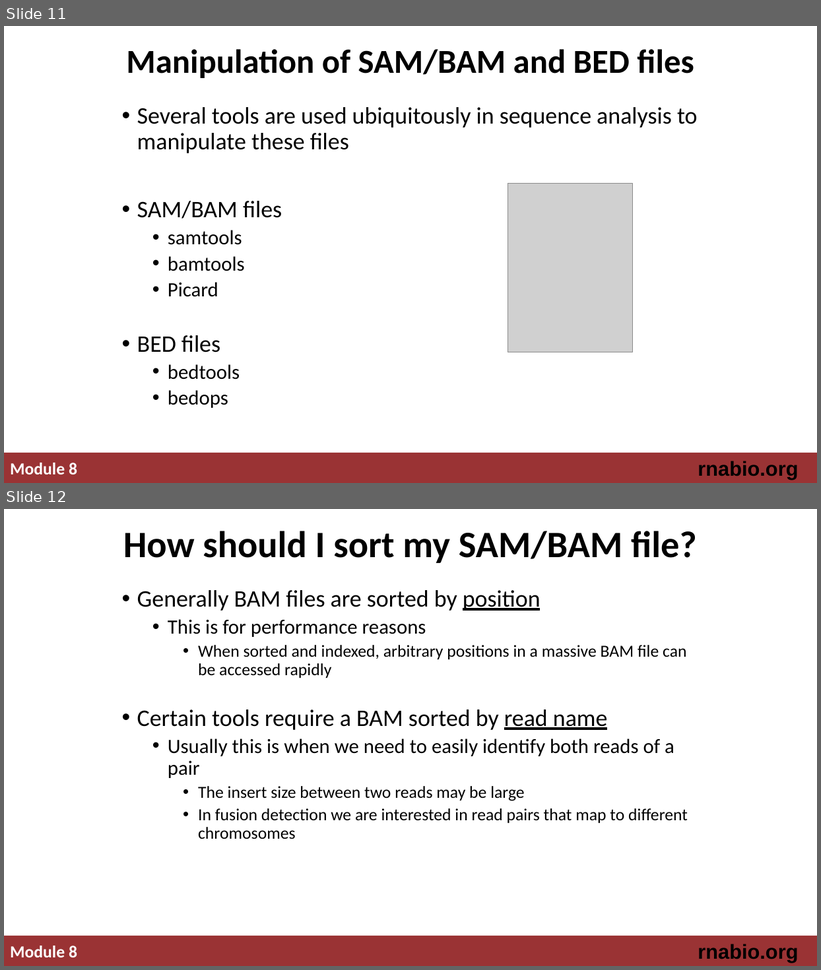
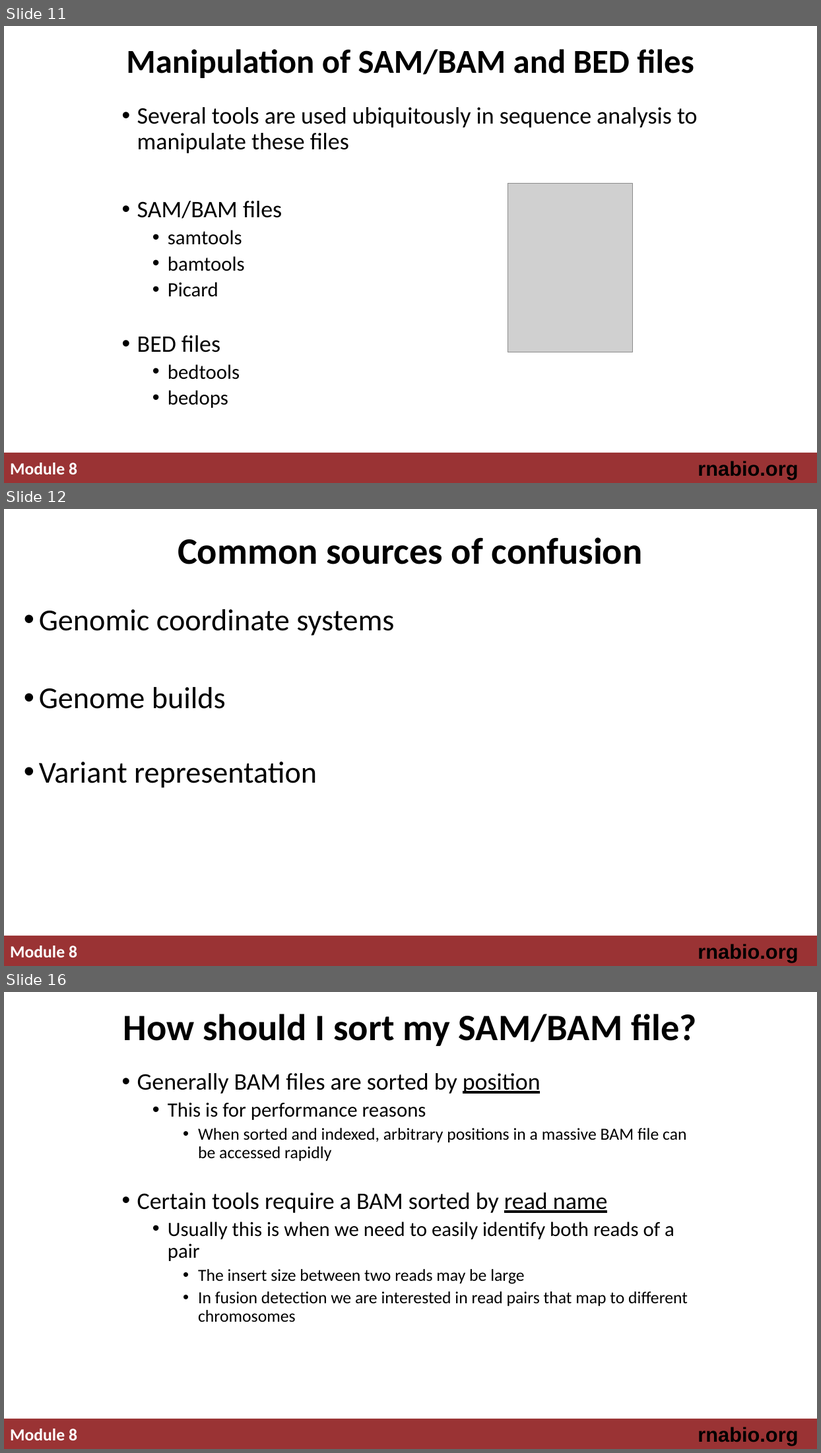
Before and after one commit to griffithlab/rnabio.org, a slide deck: assets/lectures/cbw-cshl/2019/mini/RNASeq_MiniLecture_08_02_SAM_BAM_BED.pptx. Shown one above the other, each under a label of ours: slides 11 and 12 before the commit, slides 11, 12 and 16 after it; the slides between them are not shown. The pictures are 821x970 and 821x1453 pixels, drawn with LibreOffice and Linux fonts; fonts in the diff are those of the drawing; grey boxes stand for pictures. Boxes give left, top, right and bottom in pixels: in the first picture for what was removed or moved away, otherwise in the second. Text is boxed around its words. In the diff, an @@ line names an element or a change of style, - is before the commit and + after.

```diff
--- a/assets/lectures/cbw-cshl/2019/mini/RNASeq_MiniLecture_08_02_SAM_BAM_BED.pptx
+++ b/assets/lectures/cbw-cshl/2019/mini/RNASeq_MiniLecture_08_02_SAM_BAM_BED.pptx
@@ slide 12 added at box(4, 509, 817, 966), background #FFFFFF; not listed: 3 template elements that a slide beside it also shows @@
@@ title added at box(178, 537, 643, 564), 44 pt, text #000000, bold @@
+Common sources of confusion
@@ text added at box(39, 609, 394, 788), 36 pt, text #000000 @@
+• Genomic coordinate systems
+• Genome builds
+• Variant representation
@@ what was slide 12 is now slide 16 @@
```
Also in this commit, not shown: 3 other slides added, 2 other files.
